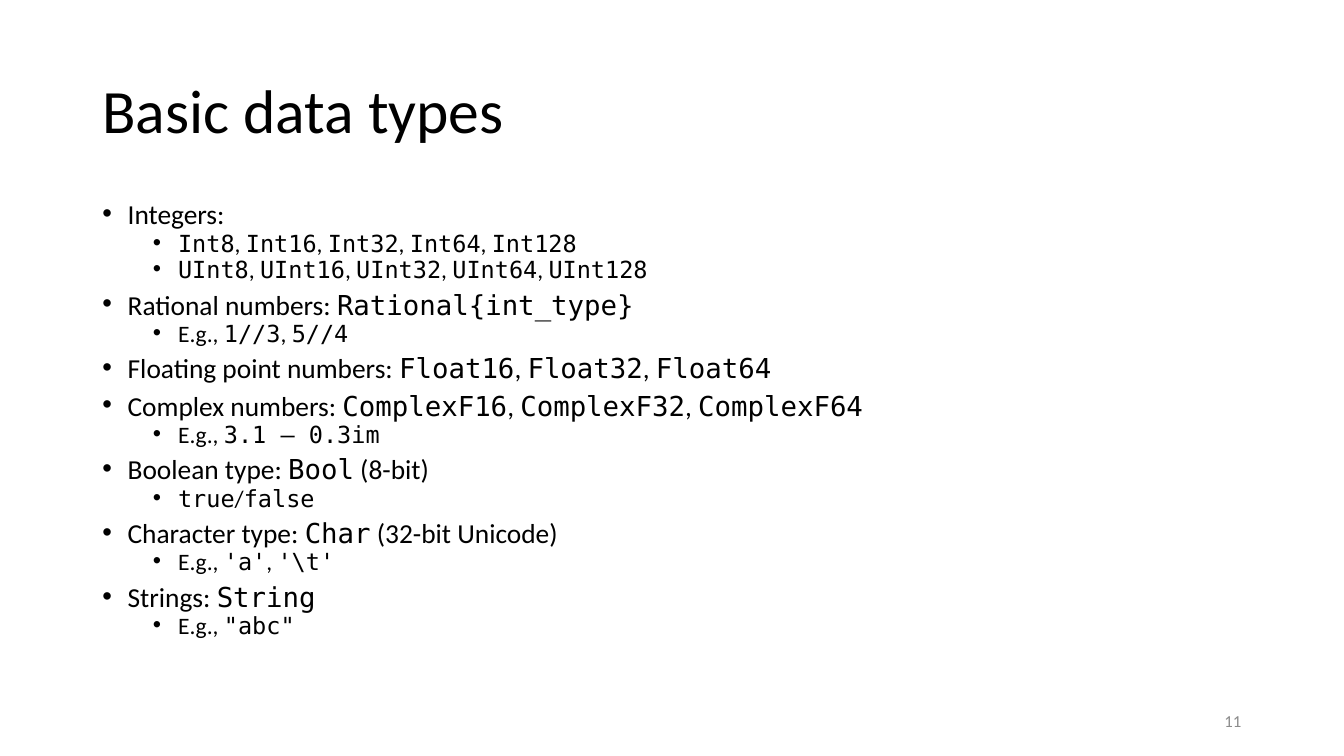
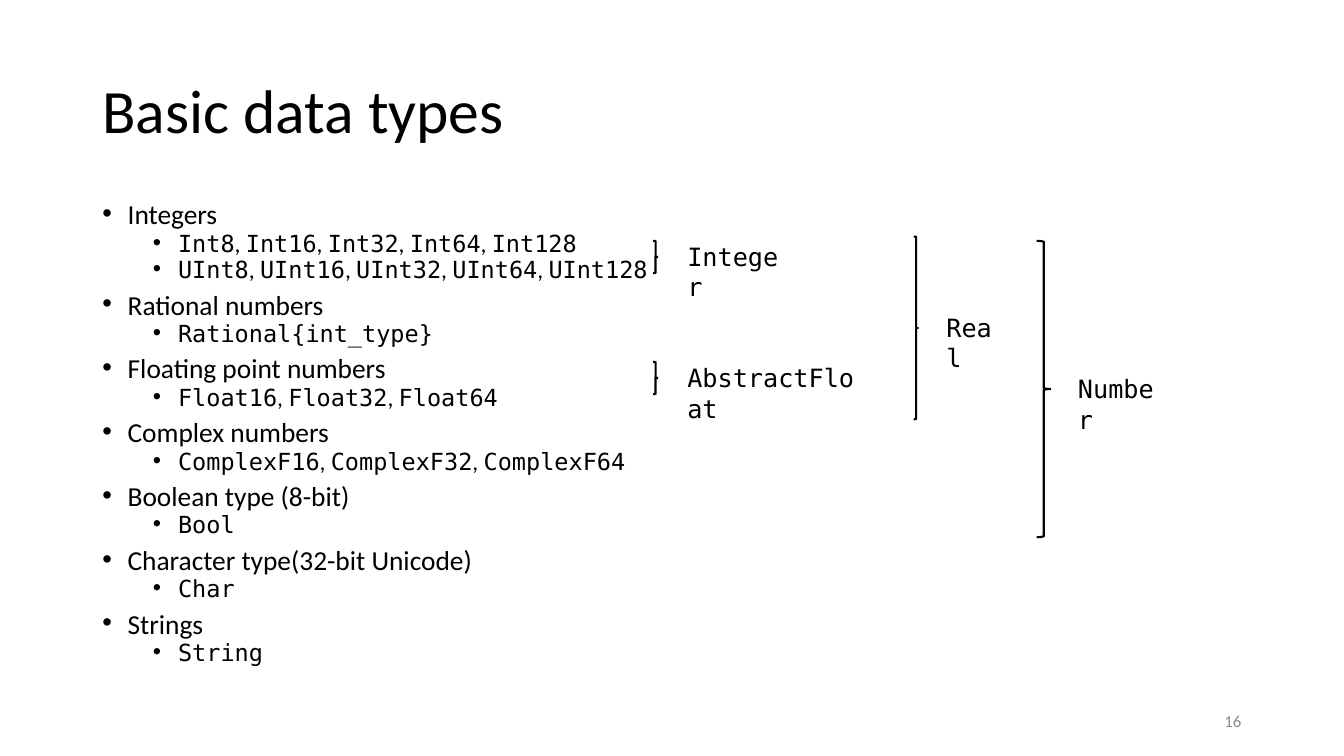
Before and after one commit to gjbex/Julia_good_bad_ugly, a slide deck: slide 16 of Julia,_good_back_ugly.pptx (slide 11 before the commit). Drawn at 1344x756 pixels with LibreOffice and Linux fonts; fonts in the diff are those of the drawing. Boxes give left, top, right and bottom in pixels: in the first picture for what was removed or moved away, otherwise in the second. Text is boxed around its words. In the diff, an @@ line names an element or a change of style, - is before the commit and + after.

```diff
--- a/Julia,_good_back_ugly.pptx
+++ b/Julia,_good_back_ugly.pptx
@@ text at (128,206,218,229): text changed @@
-• Integers:
+• Integers
@@ text added at (678,237,796,277), 18 pt, text #000000 @@
+Integer
@@ right brace added at (913,237,919,419), outline #000000 1.5 pt @@
@@ right brace added at (653,241,658,273), outline #000000 1.5 pt @@
@@ right brace added at (1037,241,1052,537), outline #000000 1.5 pt @@
@@ text at (128,296,626,666): text changed @@
-• Rational numbers: Rational{int_type}
-  • E.g., 1//3, 5//4
-• Floating point numbers: Float16, Float32, Float64
-• Complex numbers: ComplexF16, ComplexF32, ComplexF64
-  • E.g., 3.1 – 0.3im
-• Boolean type: Bool (8-bit)
-  • true/false
-• Character type: Char (32-bit Unicode)
-  • E.g., 'a', '\t'
-• Strings: String
-  • E.g., "abc"
+• Rational numbers
+  • Rational{int_type}
+• Floating point numbers
+  • Float16, Float32, Float64
+• Complex numbers
+  • ComplexF16, ComplexF32, ComplexF64
+• Boolean type (8-bit)
+  • Bool
+• Character type(32-bit Unicode)
+  • Char
+• Strings
+  • String
@@ text added at (937,308,1013,348), 18 pt, text #000000 @@
+Real
@@ text added at (678,358,879,398), 18 pt, text #000000 @@
+AbstractFloat
@@ right brace added at (653,362,658,394), outline #000000 1.5 pt @@
@@ text added at (1069,369,1173,409), 18 pt, text #000000 @@
+Number
@@ page number at (1224,716,1241,727): text changed @@
-11
+16
```
Also in this commit, not shown: 2 other slides changed, 14 slides added, 1 slide removed.
